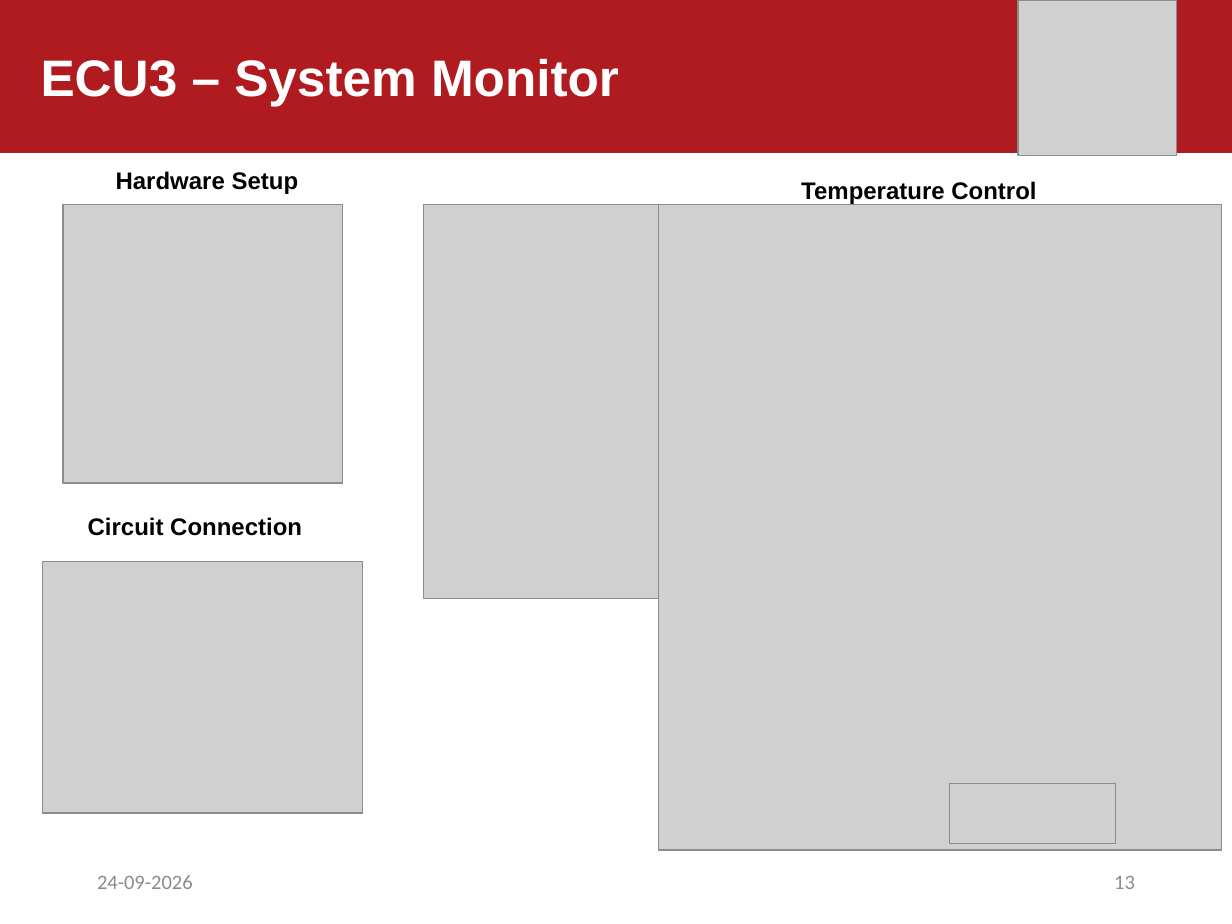
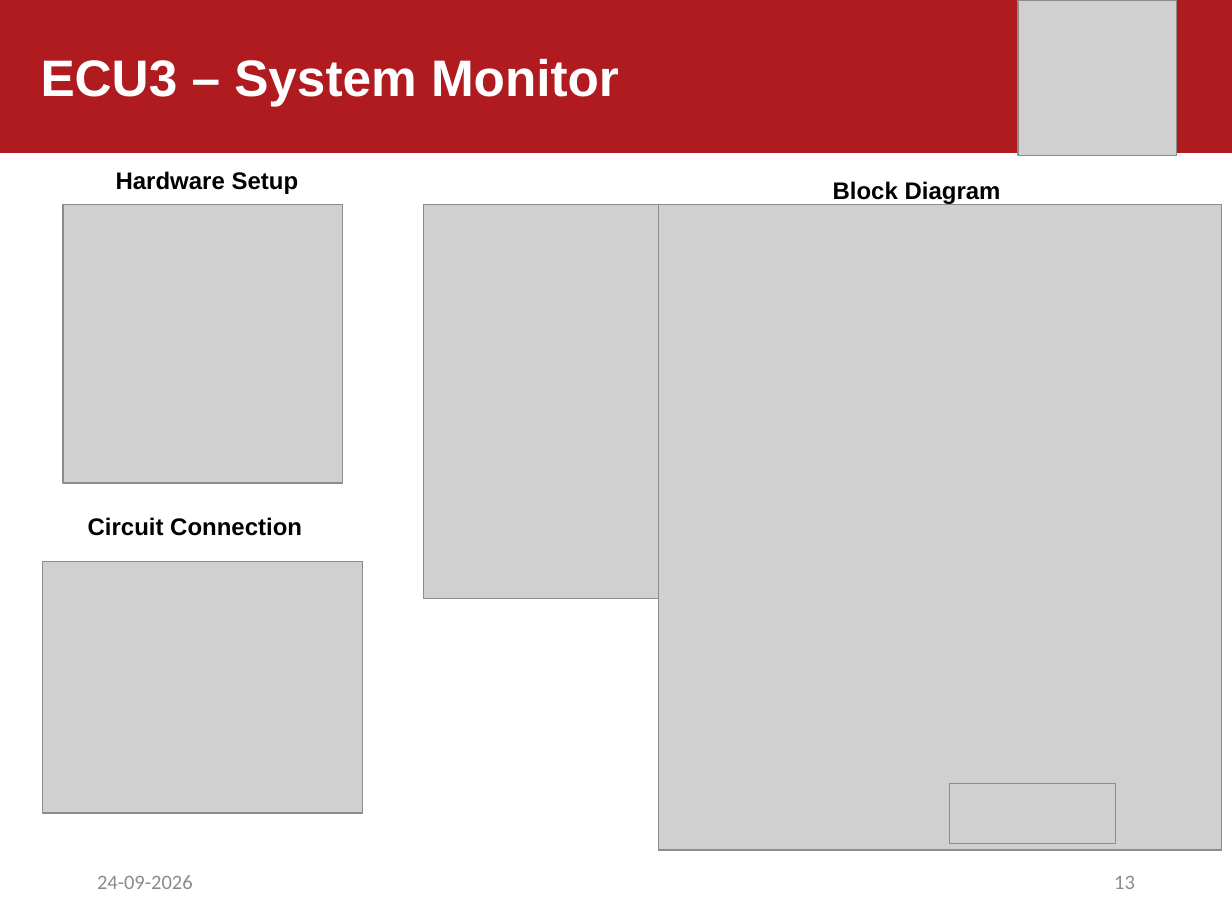
Before and after one commit to HariharanS-22/OpenECU, a slide deck: slide 13 of Docs/Review 2_OpenECU_AUTOSAR.pptx. Drawn at 1232x924 pixels with LibreOffice and Linux fonts; fonts in the diff are those of the drawing; grey boxes stand for pictures; background and template pictures are left out. Boxes give left, top, right and bottom in pixels: in the first picture for what was removed or moved away, otherwise in the second. Text is boxed around its words. In the diff, an @@ line names an element or a change of style, - is before the commit and + after.

```diff
--- a/Docs/Review 2_OpenECU_AUTOSAR.pptx
+++ b/Docs/Review 2_OpenECU_AUTOSAR.pptx
@@ text at (x1=833, y1=181, x2=1001, y2=204): text changed @@
-Temperature Control
+Block Diagram
```
Also in this commit, not shown: 1 other slide changed, 1 other file.
